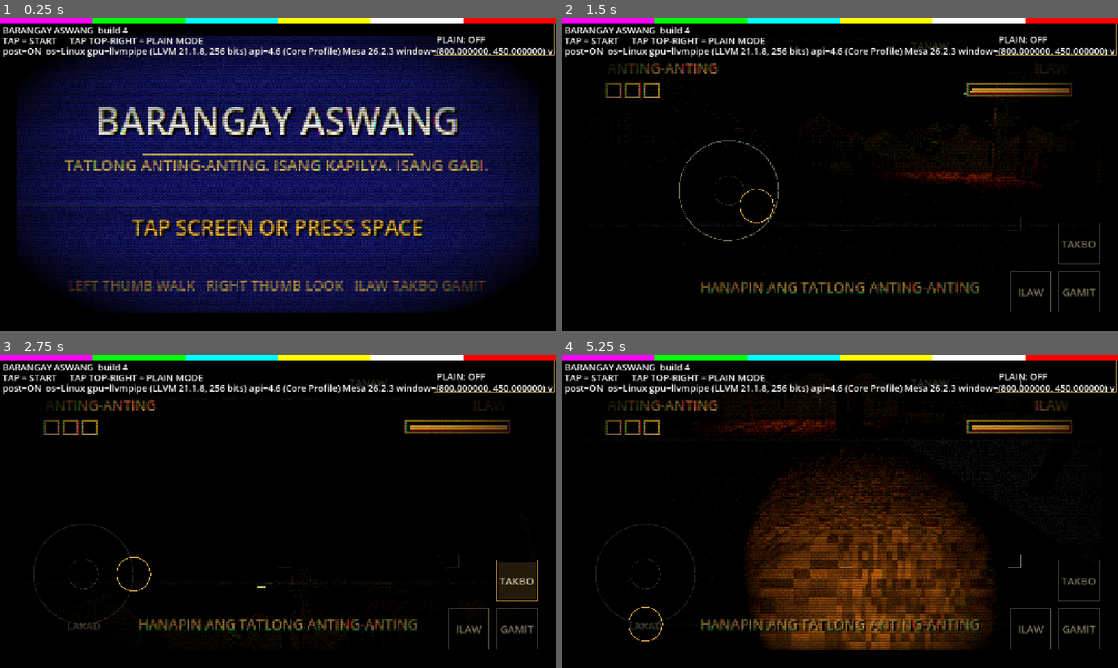
Above: before the commit, frames 1-4 (two rows, left to right).
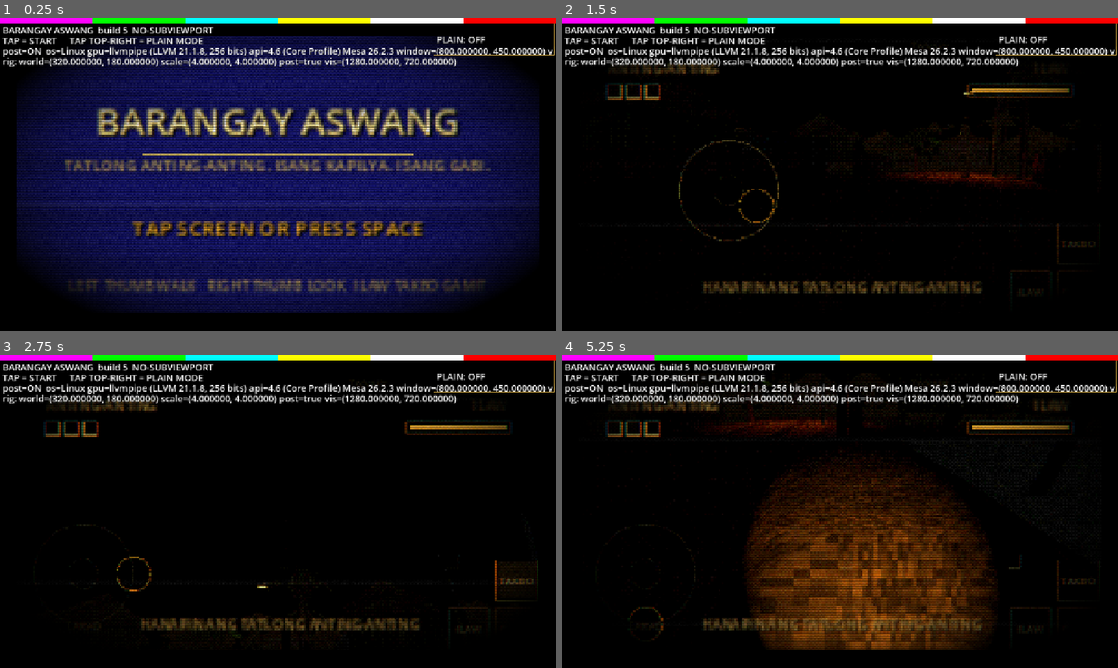
Above: after the commit, the same moments.

Repository: jmbilbao25/Filipino-psx-horror
Game: Godot game, scene res://scenes/title.tscn
Two runs of this game, one before a commit and one after it. Both use one fixed random seed, a clock stepped at 60 frames per second and the inputs below.
Inputs (mouse positions are in pixels of both pictures, inside the frame that each line leads up to):
- Up to frame 1 (0.25 s): no input
- Up to frame 2 (1.5 s): tap Space at 0.5 s; move the mouse to (962, 158) at 0.52 s; hold D (move_right) 0.53-1.25 s; tap F (flashlight) at 0.6 s; click (962, 158) at 0.67 s; drag from (728, 190) to (812, 237) at 1.27 s
- Up to frame 3 (2.75 s): move the mouse to (333, 442) at 2.02 s; hold D (move_right) from 2.03 s (still down); hold Shift (sprint) from 2.03 s (still down); click (333, 442) at 2.17 s
- Up to frame 4 (5.25 s): release D (move_right) at 2.75 s; release Shift (sprint) at 2.75 s; drag from (812, 574) to (673, 464) at 2.77 s; move the mouse to (1006, 558) at 3.52 s; hold A (move_left) 3.53-4.25 s; hold E (interact) 3.53-4.25 s; click (1006, 558) at 3.67 s; drag from (673, 464) to (756, 433) at 4.27 s; move the mouse to (867, 511) at 5.02 s; hold S (move_down) from 5.03 s (still down); tap F (flashlight) at 5.1 s; click (867, 511) at 5.17 s

The runs differ from the first frame. In frame 1, 11% of the frame differs, in the area x 0-97%, y 2-88%; in frame 2, 5.2%; in frame 3, 5.2%; in frame 4, 6.0%.

Commit message:
Build 5: remove the SubViewport entirely (Adreno 618 rendered it black)
Device evidence settled it: with post-processing bypassed (post=OFF) the screen
was STILL black, so the shader was never the cause -- the 320x180 SubViewport +
ViewportTexture was. Meanwhile the beacon's colour bars and text, drawn on a
plain CanvasLayer, rendered perfectly, proving the engine and 2D canvas were
healthy. Putting 3D and shadow-casting lights in that SubViewport also crashed
the app on scene change.

  os=Android gpu=Adreno (TM) 618 api=OpenGL ES 3.2 window=(2400,1080) post=OFF

The rewrite, with no SubViewport anywhere:
- World is now a plain Control fixed at 320x180 and SCALED to the screen, so
  child Controls keep their authored layout and no other scene needed editing.
  Node3D children are unaffected by a canvas parent -- verified with an isolated
  probe before relying on it -- so the 3D just renders to the main viewport.
- post.gdshader reads the frame with hint_screen_texture (the supported path) and
  snaps the sample point to a 320x180 grid for the chunky low-res look.
- aspect is now a uniform fed from the real viewport, because a 2400x1080 phone
  is 2.22 and the CRT border was hardcoded to 16:9.
- positional shadow atlas pinned to 1024 for mobile.

Beacon now prints the rig report on screen as well as to logcat, since a phone
has no console. Labelled 'build 5 NO-SUBVIEWPORT' so the installed build is
identifiable at a glance.

Desktop render unchanged in character: title mean luma 30.3, spawn 12.9, all 9
frames present, zero errors.

Diff:
--- a/project.godot
+++ b/project.godot
@@ -74,5 +74,6 @@
 anti_aliasing/quality/screen_space_aa=0
 scaling_3d/mode=0
 lights_and_shadows/directional_shadow/size=1024
+lights_and_shadows/positional_shadow/atlas_size=1024
 environment/defaults/default_clear_color=Color(0, 0, 0, 1)
 environment/defaults/default_environment="res://world/night.tres"
--- a/scenes/psx_rig.tscn
+++ b/scenes/psx_rig.tscn
@@ -1,54 +1,76 @@
-[gd_scene load_steps=5 format=3]
+[gd_scene load_steps=4 format=3]
 
-; The low-res rig. All 3D content goes under the "World" SubViewport (320x180),
-; which is blown up to the screen with nearest-neighbour and run through
-; post.gdshader.
+; The PSX rig, with NO SubViewport.
 ;
-; Root is a Control, not a plain Node: `Screen` is a Control and anchors only
-; resolve reliably against a Control parent. Under a bare Node its rect came
-; from the viewport implicitly, which is one more thing that can differ between
-; desktop GL and mobile GLES.
+; It used to render the world into a 320x180 SubViewport and blit that through a
+; ViewportTexture. On an Adreno 618 (OpenGL ES 3.2) that produced a black screen
+; even with post-processing switched off, and putting 3D plus shadow-casting
+; lights inside the SubViewport also crashed the app. Desktop GL rendered it
+; perfectly, so it was invisible here.
+;
+; Instead:
+;   World  a plain Control, fixed at 320x180 and SCALED up to the screen. Child
+;          Controls therefore lay out against 320x180 exactly as before, so no
+;          other scene needed editing. Node3D children are unaffected by their
+;          parent's type -- they register with the viewport's World3D -- so the
+;          3D simply renders to the main viewport.
+;   Post   a ColorRect on a CanvasLayer above everything, reading the frame with
+;          hint_screen_texture and quantising to a 320x180 grid for the chunky
+;          low-resolution look. hint_screen_texture is the supported way to read
+;          the frame, and it is also what makes SCREEN_PIXEL_SIZE valid.
 
 [ext_resource type="Shader" path="res://shaders/post.gdshader" id="1_post"]
 
 [sub_resource type="GDScript" id="1_rig"]
 script/source = "extends Control
 
+## The virtual screen everything is authored against.
+const BASE := Vector2(320.0, 180.0)
+
+
+func _ready() -> void:
+	var vp := get_viewport()
+	vp.size_changed.connect(_fit)
+	_fit()
+
+
+## Keep the 320x180 canvas filling the real screen, whatever its size.
+func _fit() -> void:
+	var w := $World as Control
+	w.size = BASE
+	var vis := get_viewport().get_visible_rect().size
+	w.scale = vis / BASE
+	# The CRT border needs the REAL aspect: a 2400x1080 phone is 2.22, not 16:9.
+	var m: ShaderMaterial = ($Post/Screen as ColorRect).material
+	if m != null:
+		m.set_shader_parameter(&\"aspect\", vis.x / maxf(vis.y, 1.0))
+
+
 ## 0 = calm (warm amber), 1 = full tension (red cast, more grain and fringing).
 func set_tension(t: float) -> void:
-	var m: ShaderMaterial = ($Screen as TextureRect).material
+	var m: ShaderMaterial = ($Post/Screen as ColorRect).material
 	if m != null:
 		m.set_shader_parameter(&\"tension\", clampf(t, 0.0, 1.0))
 
 
-## Post-processing off = the raw 320x180 image, straight to the screen.
-## Exists because a real device rendered the whole post chain black while every
-## desktop capture was correct, and a bypass is the only way to tell from the
-## outside whether the shader or the viewport is at fault.
+## Post-processing off = the raw frame. Kept because a device rendered the whole
+## chain black while every desktop capture was correct, and a bypass is the only
+## way to tell from the outside which half is at fault.
 func set_post(on: bool) -> void:
-	var s := $Screen as TextureRect
-	if on:
-		if s.material == null:
-			var m := ShaderMaterial.new()
-			m.shader = load(\"res://shaders/post.gdshader\")
-			s.material = m
-	else:
-		s.material = null
+	($Post as CanvasLayer).visible = on
 
 
-## One line in logcat that says whether the chain is actually wired up.
+## One line that says whether the chain is actually wired up, on screen and in
+## logcat, because that is the only telemetry available from a device.
 func report() -> String:
-	var vp := $World as SubViewport
-	var s := $Screen as TextureRect
-	return \"rig: screen_size=%v vp_size=%v tex=%s mat=%s\" % [
-		s.size, vp.size, s.texture != null, s.material != null]
+	var w := $World as Control
+	return \"rig: world=%v scale=%v post=%s vis=%v\" % [
+		w.size, w.scale, ($Post as CanvasLayer).visible,
+		get_viewport().get_visible_rect().size]
 "
 
 [sub_resource type="ShaderMaterial" id="2_post"]
 shader = ExtResource("1_post")
-
-[sub_resource type="ViewportTexture" id="3_vp"]
-viewport_path = NodePath("World")
 
 [node name="PsxRig" type="Control"]
 anchors_preset = 15
@@ -59,24 +81,19 @@
 mouse_filter = 2
 script = SubResource("1_rig")
 
-[node name="World" type="SubViewport" parent="."]
-size = Vector2i(320, 180)
-render_target_update_mode = 3
-msaa_3d = 0
-screen_space_aa = 0
-use_taa = false
-use_debanding = false
-positional_shadow_atlas_size = 1024
+[node name="World" type="Control" parent="."]
+offset_right = 320.0
+offset_bottom = 180.0
+mouse_filter = 2
 
-[node name="Screen" type="TextureRect" parent="."]
-texture_filter = 1
-material = SubResource("2_post")
+[node name="Post" type="CanvasLayer" parent="."]
+layer = 50
+
+[node name="Screen" type="ColorRect" parent="Post"]
 anchors_preset = 15
 anchor_right = 1.0
 anchor_bottom = 1.0
 grow_horizontal = 2
 grow_vertical = 2
 mouse_filter = 2
-texture = SubResource("3_vp")
-expand_mode = 1
-stretch_mode = 5
+material = SubResource("2_post")
--- a/scripts/game.gd
+++ b/scripts/game.gd
@@ -49,7 +49,8 @@
 	# from here, so the picture reddens and grains up as it closes on you.
 	Game.tension_changed.connect(Callable($Rig, "set_tension"))
 	Sfx.ambience(true)
-	print("[game] ", ($Rig as Node).call(&"report"))
+	Beacon.extra = ($Rig as Node).call(&"report")
+	print("[game] ", Beacon.extra)
 
 
 static func _far_from(points: Array[Vector3], from: Vector3) -> Vector3:
--- a/scripts/screen.gd
+++ b/scripts/screen.gd
@@ -24,7 +24,8 @@
 	add_child(Beacon.new())
 	_apply_plain()
 	($Rig as Node).call(&"set_tension", tension)
-	print("[screen] ", ($Rig as Node).call(&"report"))
+	Beacon.extra = ($Rig as Node).call(&"report")
+	print("[screen] ", Beacon.extra)
 	if sting != &"":
 		Sfx.play(sting)
 	if next_scene == "res://scenes/game.tscn":
--- a/shaders/post.gdshader
+++ b/shaders/post.gdshader
@@ -1,12 +1,22 @@
 shader_type canvas_item;
 render_mode unshaded;
 
-// Post chain: dither -> posterise -> scanlines -> chromatic aberration -> grain
-// -> vignette -> CRT border. Aberration is done at sample time because it *is*
-// a sampling operation; everything after the sample keeps the listed order, so
-// dithering still happens before quantisation (the trait that matters).
+// Post chain: quantise -> aberration -> cast -> dither -> posterise -> scanlines
+// -> grain -> vignette -> CRT border. Dithering happens before quantisation,
+// which is the trait that actually matters.
+//
+// The frame is read with hint_screen_texture. That is the supported way to read
+// what has already been rendered, and it replaces a 320x180 SubViewport that an
+// Adreno 618 refused to render at all. Snapping the sample point to a 320x180
+// grid gives the chunky low-resolution look without a second render target.
+//
+// `aspect` is a uniform, set from the real viewport by psx_rig.tscn. It is not
+// derived from SCREEN_PIXEL_SIZE: that builtin is only valid when a screen
+// texture is declared, and depending on it once already shipped a black screen.
+uniform sampler2D screen : hint_screen_texture, filter_nearest;
 
 uniform float tension : hint_range(0.0, 1.0) = 0.0;
+uniform float aspect = 1.7777778;
 uniform vec3 cast_rest : source_color = vec3(1.10, 1.00, 0.60);  // warm amber/olive
 uniform vec3 cast_tense : source_color = vec3(1.30, 0.55, 0.42); // toward red
 uniform float levels = 18.0;      // < 5 bits/channel
@@ -18,17 +28,9 @@
 uniform float border = 0.055;     // black inset, in screen heights
 uniform float corner = 0.070;     // border corner radius
 
-// The 320x180 render target. Dither and grain lock to THIS grid, not to the
-// output resolution: chunky cells that survive the upscale, which is what we
-// want anyway, and it removes all dependence on the screen-pixel builtin.
-//
-// That builtin is only valid in a canvas_item shader that ALSO declares a
-// hint_screen_texture sampler. This one does not, so on mobile GLES it arrived
-// as 0 -> 1.0/0 = inf -> aspect = NaN -> the dither index and the CRT border's
-// step() both went undefined and the frame multiplied to black. Desktop GL
-// happened to set it, which is why this only ever broke on a real device.
+// The virtual screen. Dither, grain and the sample grid all lock to this, so the
+// look is identical on a 720p phone and a 1440p one.
 const vec2 LOWRES = vec2(320.0, 180.0);
-const float ASPECT = 16.0 / 9.0;
 
 const float BAYER[16] = float[16](
 	0.0, 8.0, 2.0, 10.0,
@@ -42,38 +44,38 @@
 }
 
 void fragment() {
-	float asp = ASPECT;                         // the rig always shows 16:9
-	vec2 d = UV - 0.5;
+	vec2 suv = SCREEN_UV;
+	vec2 d = suv - 0.5;
 	float r2 = dot(d, d) * 4.0;                 // 0 centre .. ~1+ edges
+
+	// -- snap the sample point to the 320x180 grid: this is the "low res" pass
+	vec2 cell = (floor(suv * LOWRES) + 0.5) / LOWRES;
 
 	// -- chromatic aberration, stronger toward the frame edges
 	float ca = aberration * (0.35 + r2) * (1.0 + 2.5 * tension);
 	vec3 col = vec3(
-		texture(TEXTURE, UV + d * ca).r,
-		texture(TEXTURE, UV).g,
-		texture(TEXTURE, UV - d * ca).b
+		texture(screen, cell + d * ca).r,
+		texture(screen, cell).g,
+		texture(screen, cell - d * ca).b
 	);
 
-	// -- colour cast. The 3D pass is LDR, so a flat multiply would cap the blue
-	// channel and no highlight could ever reach white; fade the cast out at the
-	// top end instead, which is what the reference light pools do.
+	// -- colour cast. Fade it out at the top end so highlights can still clip to
+	// white, which is how the reference light pools behave.
 	float l = max(col.r, max(col.g, col.b));
 	col *= mix(mix(cast_rest, cast_tense, tension), vec3(1.0), smoothstep(0.84, 1.0, l));
 
 	// -- ordered 4x4 Bayer dither, then posterise
-	vec2 dp = mod(floor(UV * LOWRES), 4.0);
+	vec2 dp = mod(floor(suv * LOWRES), 4.0);
 	float b = BAYER[int(dp.y) * 4 + int(dp.x)] / 16.0 - 0.46875;
 	col = floor(col * levels + b * dither) / levels;
 
 	// -- scanlines + a slow horizontal tape band
-	// 240 lines, fixed: independent of output resolution, so no moire on upscale
-	col *= 1.0 - scanline * step(1.0, mod(floor(UV.y * 240.0), 2.0));
-	float band = smoothstep(0.965, 1.0, fract(UV.y * 1.7 - TIME * 0.09));
+	col *= 1.0 - scanline * step(1.0, mod(floor(suv.y * 240.0), 2.0));
+	float band = smoothstep(0.965, 1.0, fract(suv.y * 1.7 - TIME * 0.09));
 	col += band * 0.05;
 
-	// -- animated grain, chunky (locked to the 320x180 grid)
-	// gated on signal so dead-black regions stay exactly #000000
-	vec2 gp = floor(UV * LOWRES);
+	// -- animated grain, chunky, gated on signal so dead black stays #000000
+	vec2 gp = floor(suv * LOWRES);
 	float lit = smoothstep(0.0, 0.03, max(col.r, max(col.g, col.b)));
 	col += (hash(gp + fract(TIME) * 91.7) - 0.5) * grain * lit * (1.0 + 2.0 * tension);
 
@@ -81,8 +83,8 @@
 	col *= clamp(1.0 - vignette * pow(r2, 2.2), 0.0, 1.0);
 
 	// -- CRT border: rounded rect, hard edge, corners fully black
-	vec2 p = vec2(d.x * asp, d.y);
-	vec2 h = vec2(0.5 * asp, 0.5) - border - corner;
+	vec2 p = vec2(d.x * aspect, d.y);
+	vec2 h = vec2(0.5 * aspect, 0.5) - border - corner;
 	vec2 q = abs(p) - h;
 	float sd = length(max(q, vec2(0.0))) + min(max(q.x, q.y), 0.0) - corner;
 	col *= step(sd, 0.0);
--- a/ui/beacon.gd
+++ b/ui/beacon.gd
@@ -14,6 +14,10 @@
 ##   everything visible        -> rendering is fine, the level is just too dark
 
 const BONE := Color(0.9, 0.85, 0.7)
+
+## Anything a scene wants shown on the device. A phone has no console, so this is
+## the only channel for telemetry that does not need adb.
+static var extra := ""
 
 
 func _ready() -> void:
--- a/ui/beacon_draw.gd
+++ b/ui/beacon_draw.gd
@@ -29,9 +29,10 @@
 
 	var y := h + fs + 2.0
 	for line in [
-		"BARANGAY ASWANG  build 4",
+		"BARANGAY ASWANG  build 5  NO-SUBVIEWPORT",
 		"TAP = START      TAP TOP-RIGHT = PLAIN MODE",
 		"post=%s  %s" % ["OFF" if Game.plain else "ON", Beacon.info()],
+		Beacon.extra,
 	]:
 		_text(font, Vector2(6.0, y), line, fs)
 		y += fs + 3.0
Not shown, changed: PROGRESS.md
Not shown, changed: dist/README.md
Not shown, changed: dist/barangay-aswang.apk
